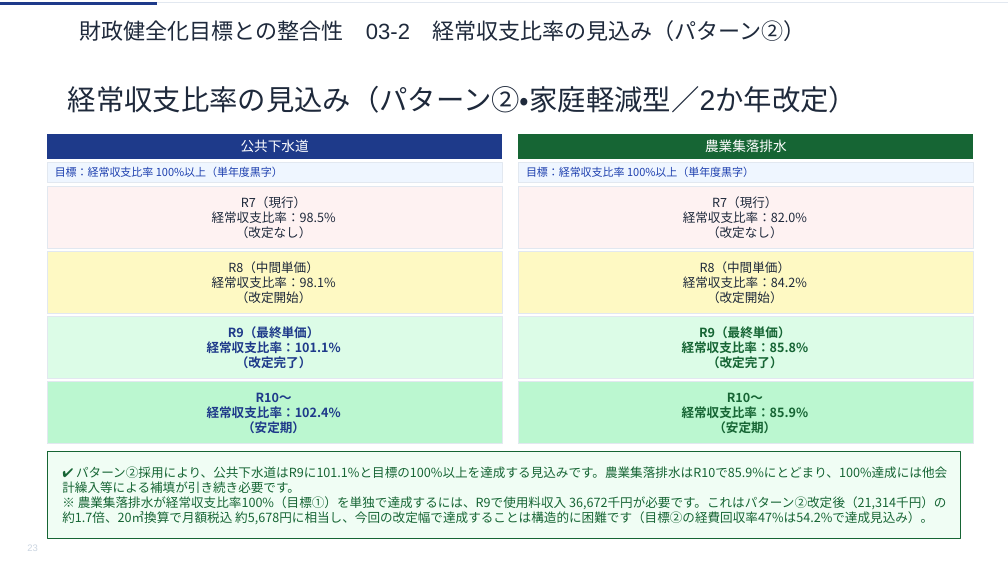
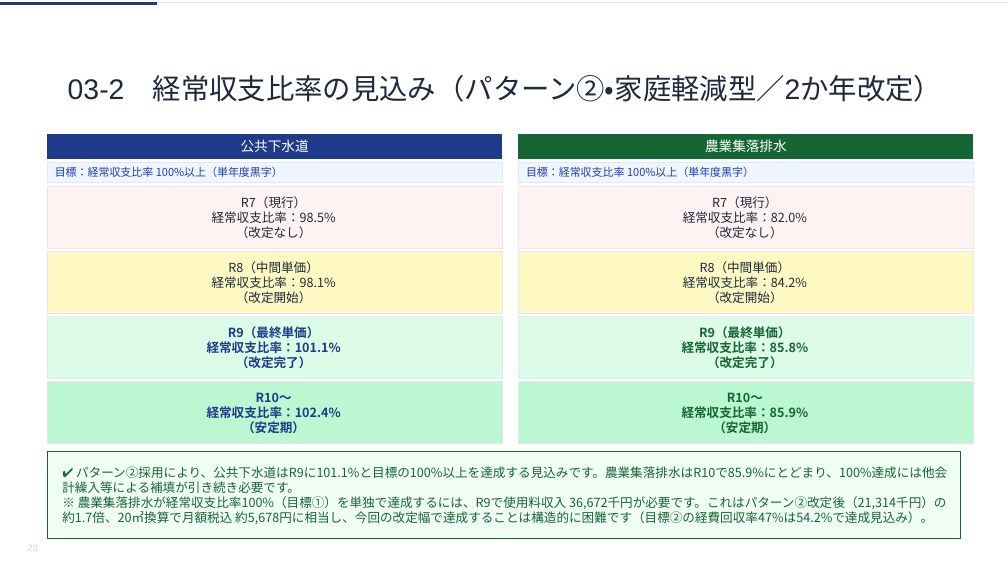
Before and after one commit to ryowakayama-gif/repository, a slide deck: slide 23 of rokko_sewage_council/output/六戸町_第2回審議会資料.pptx. Drawn at 1008x567 pixels with LibreOffice and Linux fonts; fonts in the diff are those of the drawing. Boxes give left, top, right and bottom in pixels: in the first picture for what was removed or moved away, otherwise in the second. Text is boxed around its words. In the diff, an @@ line names an element or a change of style, - is before the commit and + after.

```diff
--- a/rokko_sewage_council/output/六戸町_第2回審議会資料.pptx
+++ b/rokko_sewage_council/output/六戸町_第2回審議会資料.pptx
@@ freeform shape removed at (79, 15, 982, 47) @@
-財政健全化目標との整合性 03-2 経常収支比率の見込み（パターン②）
@@ text in freeform shape at (68, 75, 942, 102): text changed @@
-経常収支比率の見込み（パターン②・家庭軽減型／2か年改定）
+03-2 経常収支比率の見込み（パターン②・家庭軽減型／2か年改定）
@@ freeform shape "03-2 経常収支比率の見込み（パターン②・家庭軽減型／2か年改定）": place and size @@
-freeform shape "03-2 経常収支比率の見込み（パターン②・家庭軽減型／2か年改定）" at (68, 70, 982, 129)
+freeform shape "03-2 経常収支比率の見込み（パターン②・家庭軽減型／2か年改定）" at (68, 60, 982, 118)
```
Also in this commit, not shown: 30 other slides changed, 3 other files.
